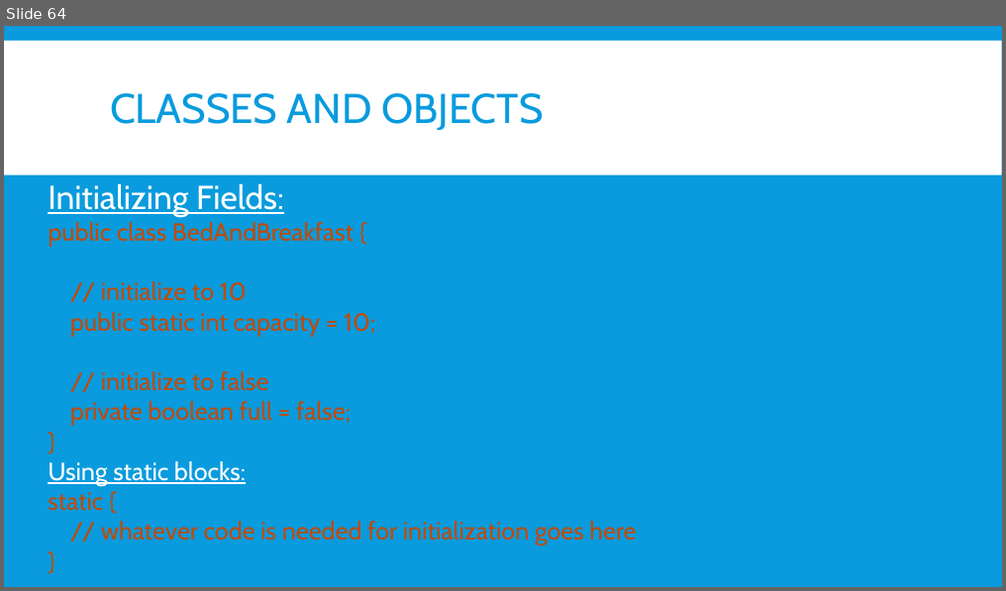
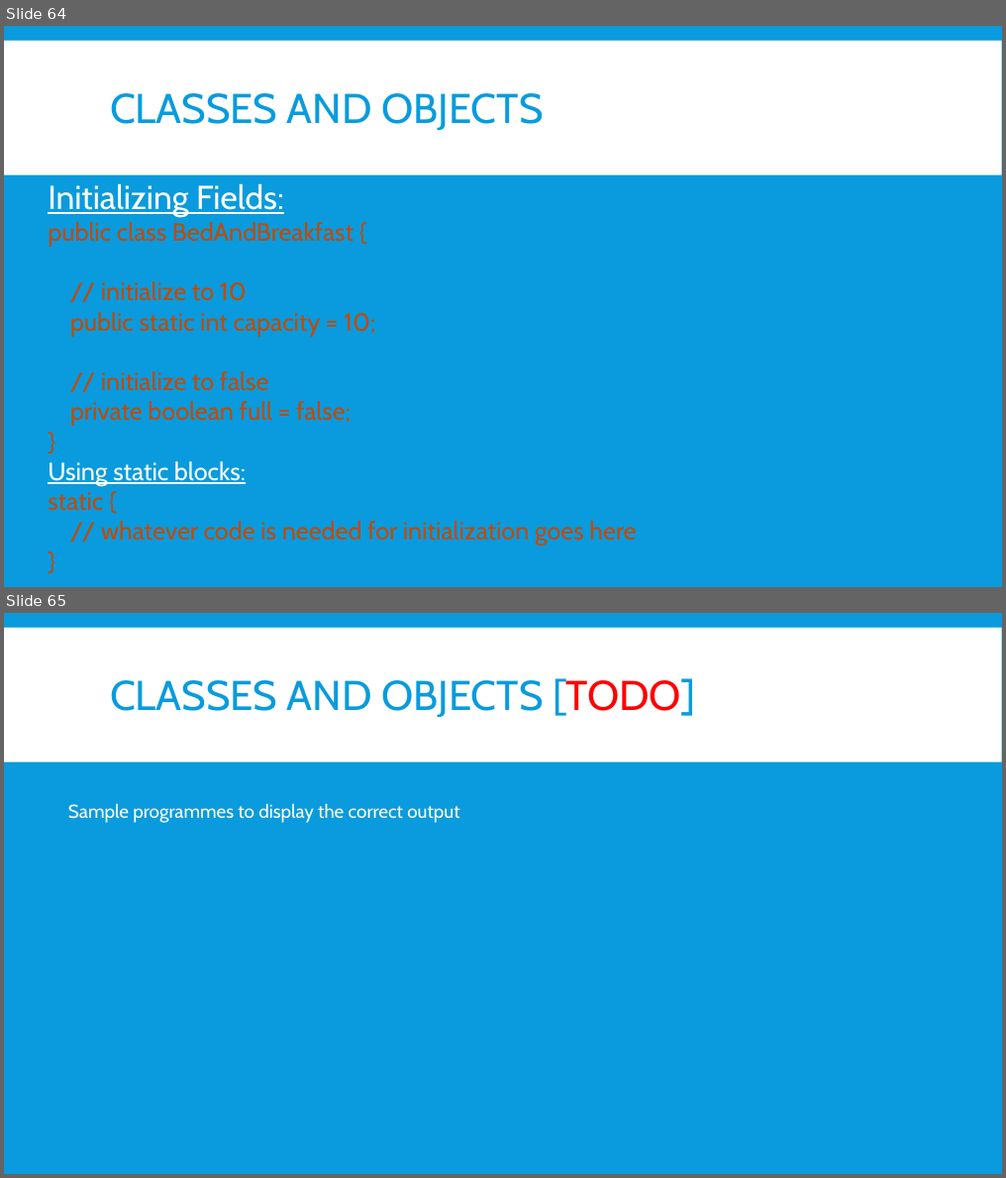
Before and after one commit to nmsgit1234/TechnicalDocs, a slide deck: training/core_java/core_java.pptx. Shown one above the other, each under a label of ours: slide 64 before the commit, slides 64 and 65 after it. The pictures are 1006x591 and 1006x1178 pixels, drawn with LibreOffice and Linux fonts; fonts in the diff are those of the drawing. Boxes give left, top, right and bottom in pixels: in the first picture for what was removed or moved away, otherwise in the second. Text is boxed around its words. In the diff, an @@ line names an element or a change of style, - is before the commit and + after.

```diff
--- a/training/core_java/core_java.pptx
+++ b/training/core_java/core_java.pptx
@@ slide 65 added at (4,613,1002,1174), background #099BDD; not listed: 1 template element that a slide beside it also shows @@
@@ title added at (110,678,695,718), 40 pt, text #099BDD @@
+CLASSES AND OBJECTS [TODO]
@@ text added at (68,803,459,823), 18 pt, text #FFFFFF @@
+Sample programmes to display the correct output
```
Also in this commit, not shown: 2 slides changed, 16 other slides added, 9 other files.
